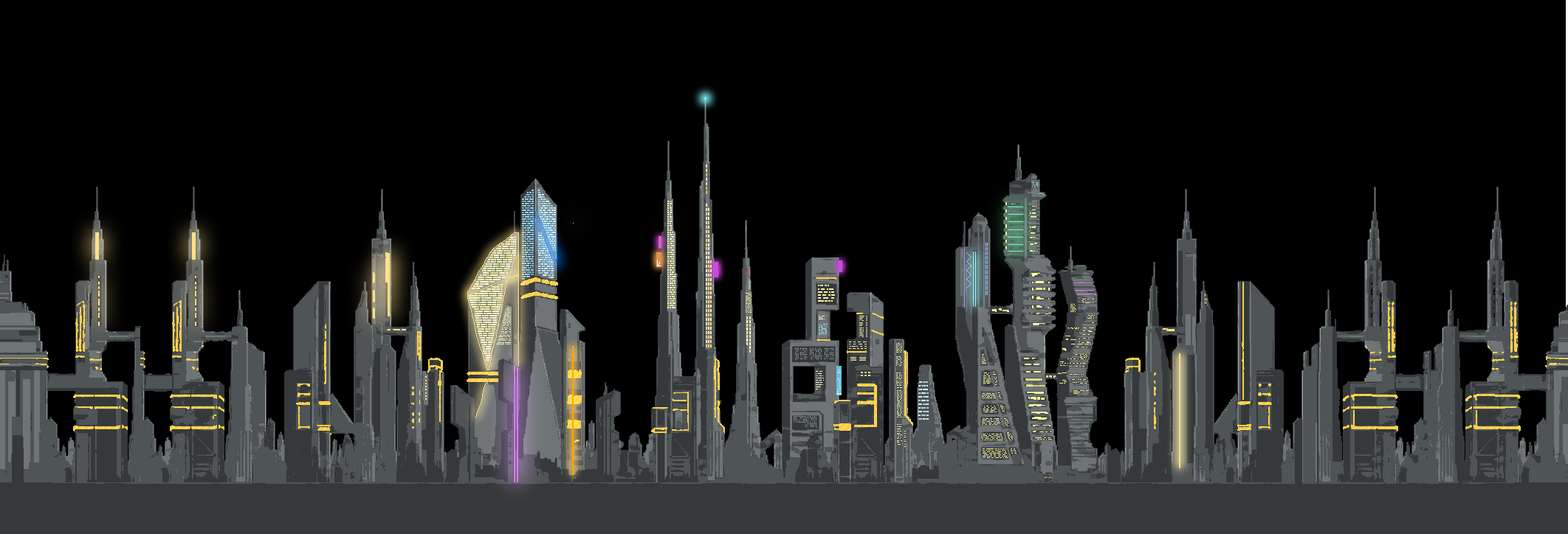
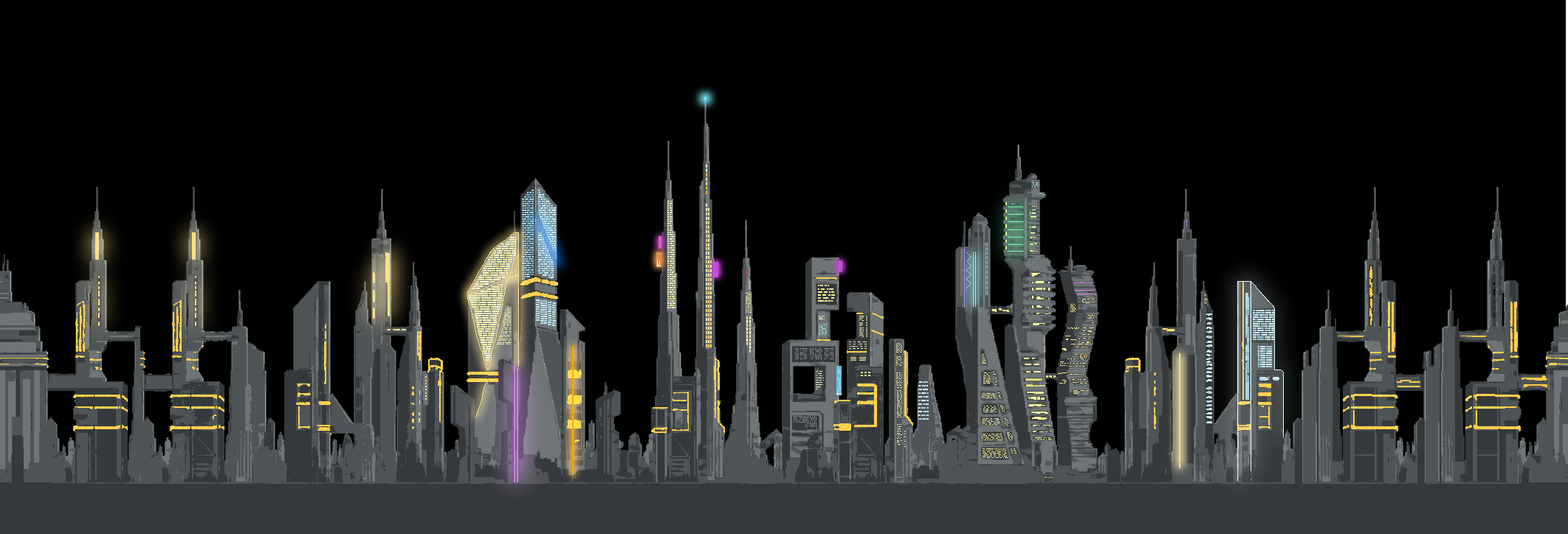
The second 1568×534 image is a revision of the first. Changes to its layers:
added layer "图层 3 copy 2" above "图层 3" over [1237, 281, 1284, 482]
painted on "Background" over [535, 266, 1548, 430]
painted on "1" over [374, 221, 1522, 485]
